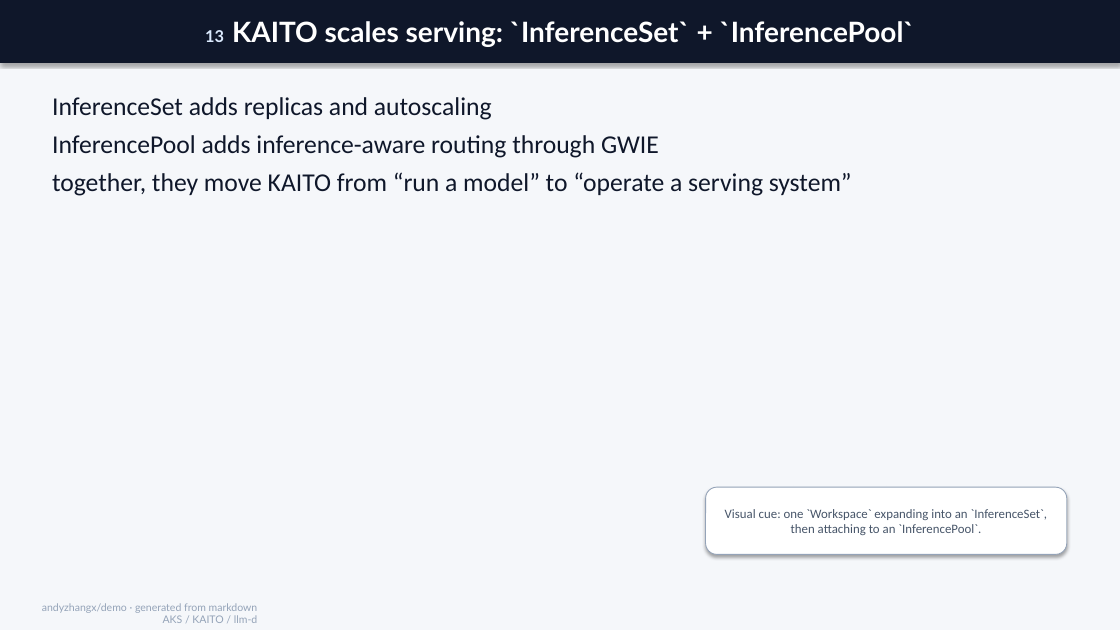
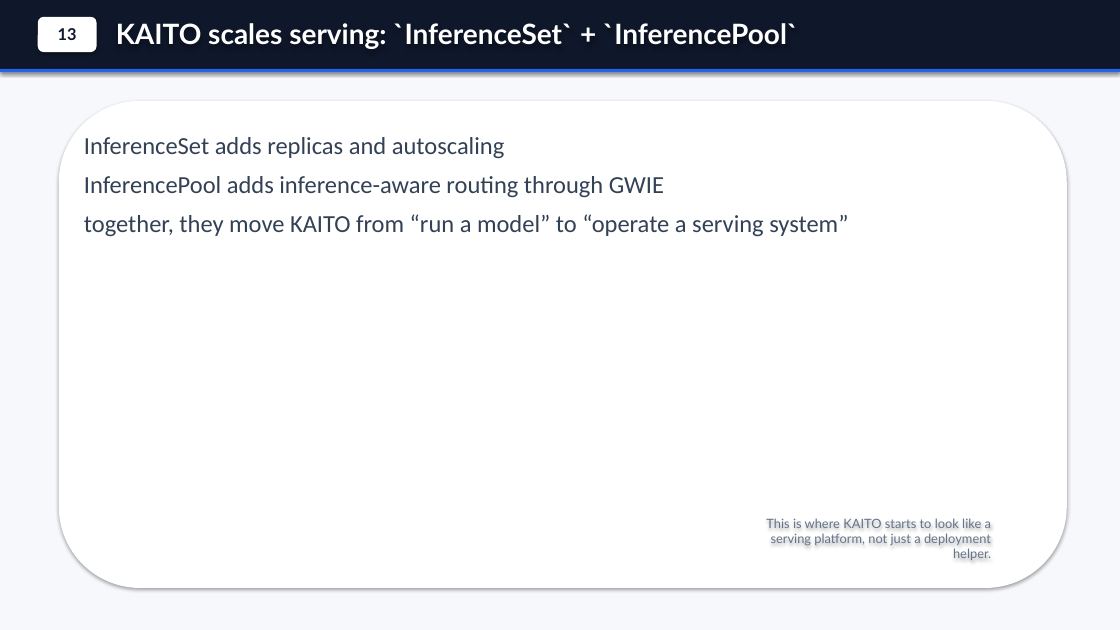
Before and after one commit to andyzhangx/demo, a slide deck: slide 14 of llm/kubecon-na-2026-pd-disaggregation.pptx. Drawn at 1120x630 pixels with LibreOffice and Linux fonts; fonts in the diff are those of the drawing. Boxes give left, top, right and bottom in pixels: in the first picture for what was removed or moved away, otherwise in the second. Text is boxed around its words. In the diff, an @@ line names an element or a change of style, - is before the commit and + after.

Commit message:
polish generated PD deck visuals

```diff
--- a/llm/kubecon-na-2026-pd-disaggregation.pptx
+++ b/llm/kubecon-na-2026-pd-disaggregation.pptx
@@ background #F5F7FA to #F6F8FC @@
@@ rectangle added at (x1=0, y1=0, x2=1120, y2=71), fill #0F172A @@
@@ rounded rectangle added at (x1=38, y1=17, x2=97, y2=52), fill #FFFFFF, 14 pt, text #0F172A, bold @@
+13
@@ text "KAITO scales serving: `InferenceSet` + ..." moved from (x1=0, y1=0, x2=1120, y2=63) to (x1=116, y1=23, x2=798, y2=49) @@
@@ text "KAITO scales serving: `InferenceSet` + ..." at (x1=116, y1=23, x2=798, y2=49): fill #0F172A to none; shadow off @@
@@ text at (x1=116, y1=23, x2=798, y2=49): text changed @@
-13 KAITO scales serving: `InferenceSet` + `InferencePool`
+KAITO scales serving: `InferenceSet` + `InferencePool`
@@ rectangle added at (x1=0, y1=69, x2=1120, y2=72), fill #2563EB @@
@@ rounded rectangle added at (x1=59, y1=101, x2=1067, y2=588), fill #FFFFFF @@
@@ text "InferenceSet adds replicas and autoscaling" moved from (x1=52, y1=97, x2=852, y2=196) to (x1=84, y1=137, x2=848, y2=237) @@
@@ text "InferenceSet adds replicas and autoscaling" at (x1=84, y1=137, x2=848, y2=237): size 22 to 21 pt, text colour #0F172A to #334155; more space between paragraphs @@
@@ rounded rectangle removed at (x1=706, y1=487, x2=1067, y2=555) @@
-Visual cue: one `Workspace` expanding into an `InferenceSet`, then attaching to an `InferencePool`.
@@ text added at (x1=766, y1=518, x2=991, y2=560), 11 pt, text #64748B @@
+This is where KAITO starts to look like a serving platform, not just a deployment helper.
@@ text removed at (x1=42, y1=603, x2=258, y2=623) @@
-andyzhangx/demo · generated from markdown
-AKS / KAITO / llm-d
```
Also in this commit, not shown: 34 other slides changed, 1 slide added, 1 slide removed, 1 other file.
